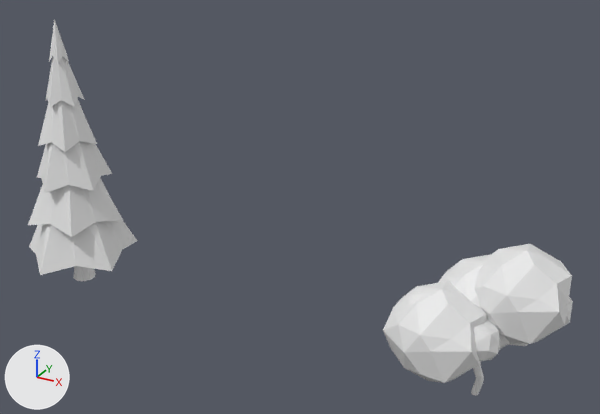
An edit to the Blender file SourceArt/Props/Trees.blend, drawn before and after from the same camera.
Rendered twice from a camera (50 mm lens) standing at (10.4, -40.3, 29.6) and looking at (-11.9, 0.3, 9.3). The axes (+X, +Y, +Z) are drawn at lower left. The lights are the same throughout.

The scene before the commit, as lines of its bpy script (objects in view):
```python
me_cylinder_001 = bpy.data.meshes.new('Cylinder.001')
me_cylinder_001.from_pydata(...)  # 142 vertices, 142 faces; spans x -4.0..4.0, y -4.2..3.5, z -1.0..18.0
me_icosphere = bpy.data.meshes.new('Icosphere')
me_icosphere.from_pydata(...)  # 336 vertices, 640 faces; spans x -4.37..4.58, y -5.93..2.91, z 2.8..10.32
me_plane = bpy.data.meshes.new('Plane')
me_plane.from_pydata(...)  # 24 vertices, 0 faces, 23 loose edges; spans x -3.85..4.12, y -4.39..0.03, z -0.05..6.42
ob_cylinder_001 = bpy.data.objects.new('Cylinder.001', me_cylinder_001)
ob_cylinder_001.location = (-30.06, 0.0, 1.0)
ob_icosphere = bpy.data.objects.new('Icosphere', me_icosphere)
ob_icosphere.location = (0.0, 0.0, 0.0)
ob_plane = bpy.data.objects.new('Plane', me_plane)
ob_plane.location = (0.0, 0.0, 0.0)
_m = ob_plane.modifiers.new('Skin', 'SKIN')
_m = ob_plane.modifiers.new('Subdivision', 'SUBSURF')
```
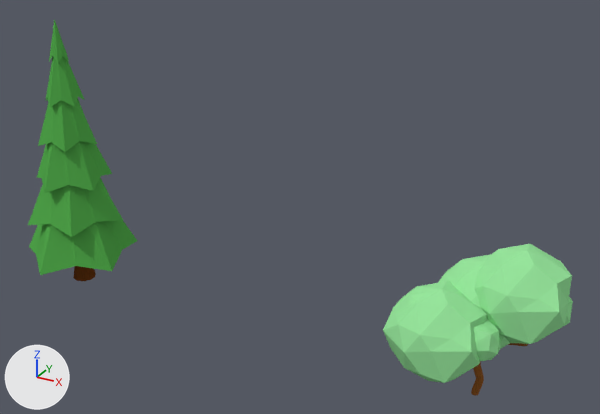
Where the change shows, as pixel boxes (x1, y1, x2, y2) in the pictures (600 x 414 px):
'Icosphere', recoloured (white to green): (383, 244, 573, 383) in both
'Plane', recoloured (grey to brown): (471, 343, 528, 396) in both
part 1 of me_cylinder_001, recoloured (grey to brown): (73, 266, 96, 281) in both
part 2 of me_cylinder_001, recoloured (grey to green): (28, 19, 137, 275) in both

What the commit changed:
Material 'Blätter' (mat_blätter) is new.
Its base color is (0.32, 0.8, 0.343) (green #99e79e).
Material 'Stamm' (mat_stamm) is new.
Its base color is (0.267, 0.093, 0.0204) (brown #8d5627).
Material 'Baumstamm' (mat_baumstamm) is new.
Its base color is (0.138, 0.0389, 0.00769) (brown #683815).
Material 'Tannennadeln' (mat_tannennadeln) is new.
Its base color is (0.0866, 0.402, 0.0737) (green #53aa4d).
me_cylinder_001 has 142 vertices, 142 faces and spans x -4.0..4.0, y -4.2..3.5, z -1.0..18.0.
me_cylinder_001 is used by ob_cylinder_001; location (-30.06, 0.0, 1.0).
me_cylinder_001 part 1: all 22 faces centred in x -0.7..0.7, y -0.6..0.6, z -1.0..2.6 switch from no material to mat_baumstamm (brown #683715).
me_cylinder_001 part 2: 120 of the faces centred in x -2.5..2.5, y -2.4..2.3, z 1.6..16.3 switch from no material to mat_tannennadeln (green #53aa4d).
me_plane has 24 vertices, 0 faces, 23 loose edges and spans x -3.85..4.12, y -4.39..0.03, z -0.05..6.42.
me_plane now uses material mat_stamm (brown #8d5627).
me_icosphere has 336 vertices, 640 faces and spans x -4.37..4.58, y -5.93..2.91, z 2.8..10.32.
me_icosphere now uses material mat_blätter (green #99e79e).
